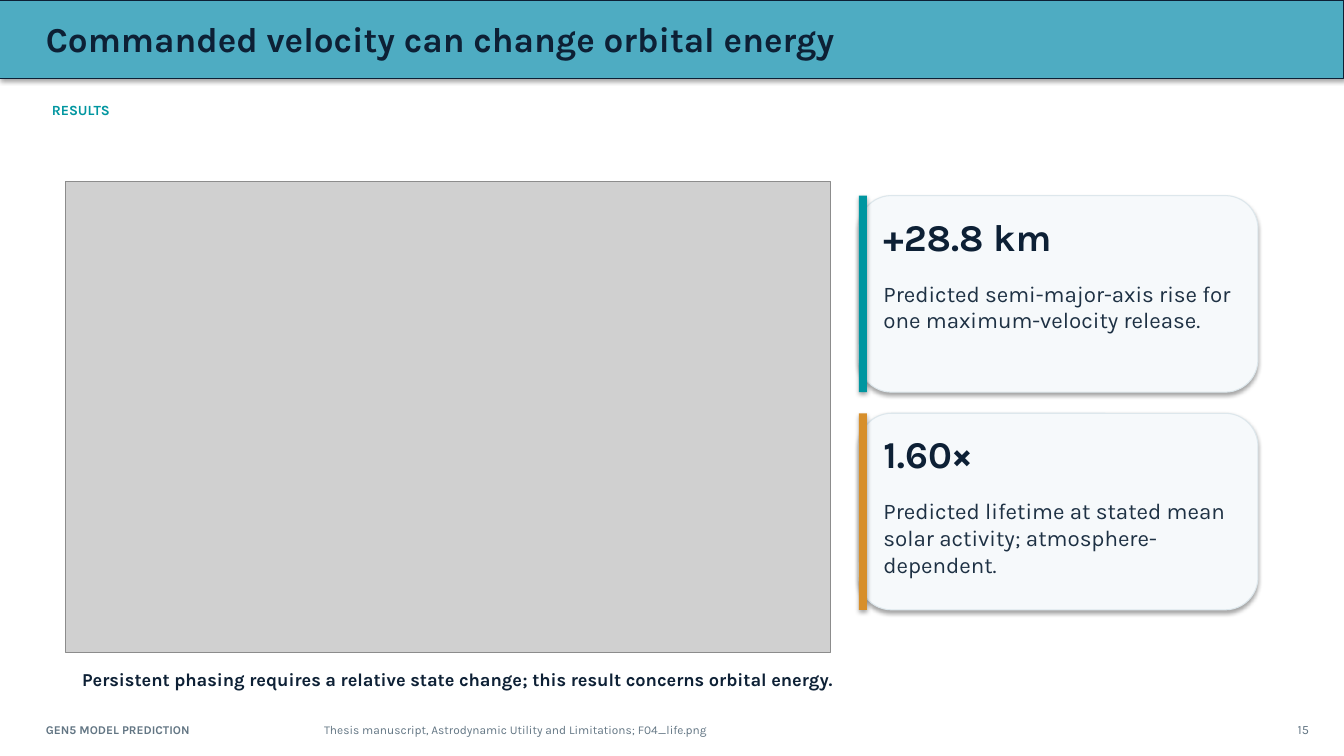
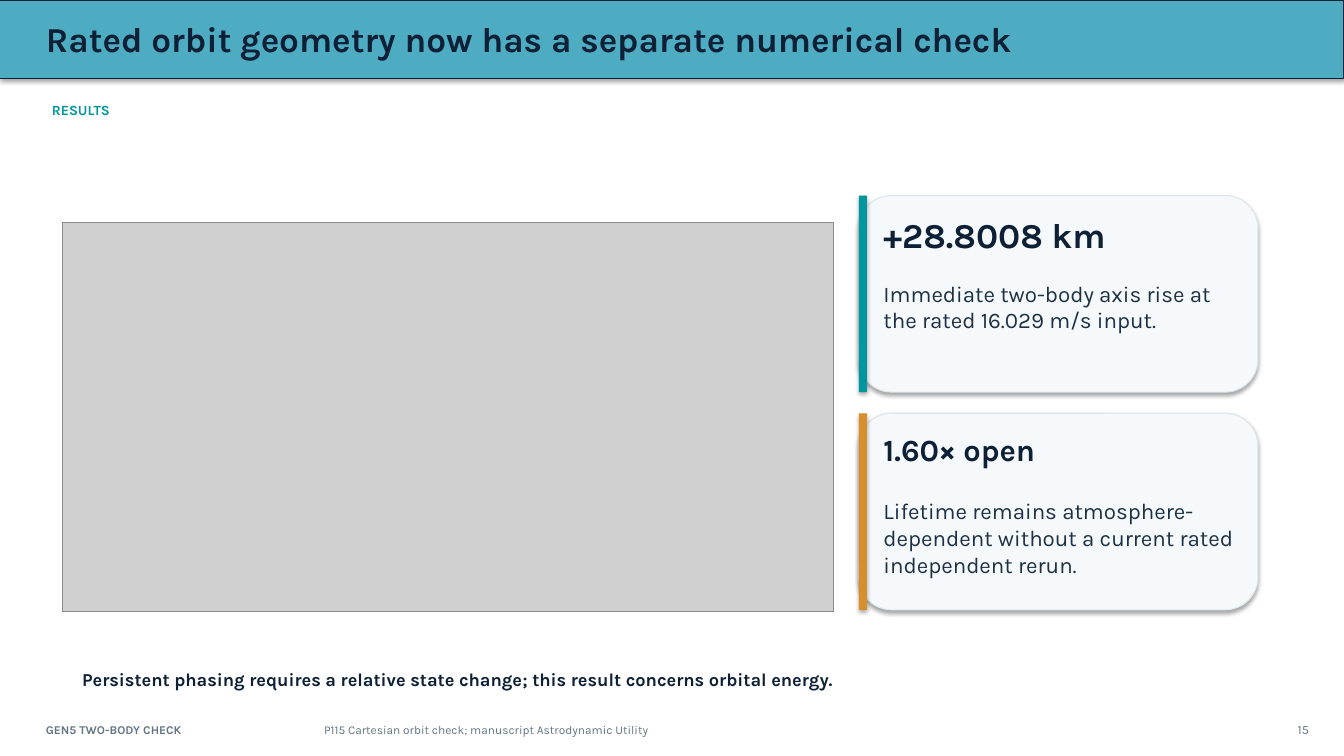
Before and after one commit to aaaaaaaaaaaavm/VOLLEY-thesis, a slide deck: slide 15 of university/final_review_2026_10_10/VOLLEY_Final_Review_2026-10-10.pptx. Drawn at 1344x756 pixels with LibreOffice and Linux fonts; fonts in the diff are those of the drawing; grey boxes stand for pictures. Boxes give left, top, right and bottom in pixels: in the first picture for what was removed or moved away, otherwise in the second. Text is boxed around its words. In the diff, an @@ line names an element or a change of style, - is before the commit and + after.

```diff
--- a/university/final_review_2026_10_10/VOLLEY_Final_Review_2026-10-10.pptx
+++ b/university/final_review_2026_10_10/VOLLEY_Final_Review_2026-10-10.pptx
@@ text at [46, 27, 1011, 61]: text changed @@
-Commanded velocity can change orbital energy
+Rated orbit geometry now has a separate numerical check
@@ picture: place and size @@
-picture at [66, 181, 831, 652]
+picture at [63, 223, 834, 612]
@@ text at [883, 224, 1106, 249]: text changed; size 27 to 25 pt @@
-+28.8 km
++28.8008 km
@@ text at [883, 286, 1211, 334]: text changed @@
-Predicted semi-major-axis rise for one maximum-velocity release.
+Immediate two-body axis rise at the rated 16.029 m/s input.
@@ text at [883, 440, 1035, 469]: text changed; size 27 to 22 pt @@
-1.60×
+1.60× open
@@ text at [883, 503, 1233, 579]: text changed @@
-Predicted lifetime at stated mean solar activity; atmosphere-dependent.
+Lifetime remains atmosphere-dependent without a current rated independent rerun.
@@ text at [46, 726, 181, 734]: text changed @@
-GEN5 MODEL PREDICTION
+GEN5 TWO-BODY CHECK
@@ text at [324, 726, 648, 737]: text changed @@
-Thesis manuscript, Astrodynamic Utility and Limitations; F04_life.png
+P115 Cartesian orbit check; manuscript Astrodynamic Utility
```
Also in this commit, not shown: 4 other slides changed, 1 slide added, 1 slide removed, 53 other files.
